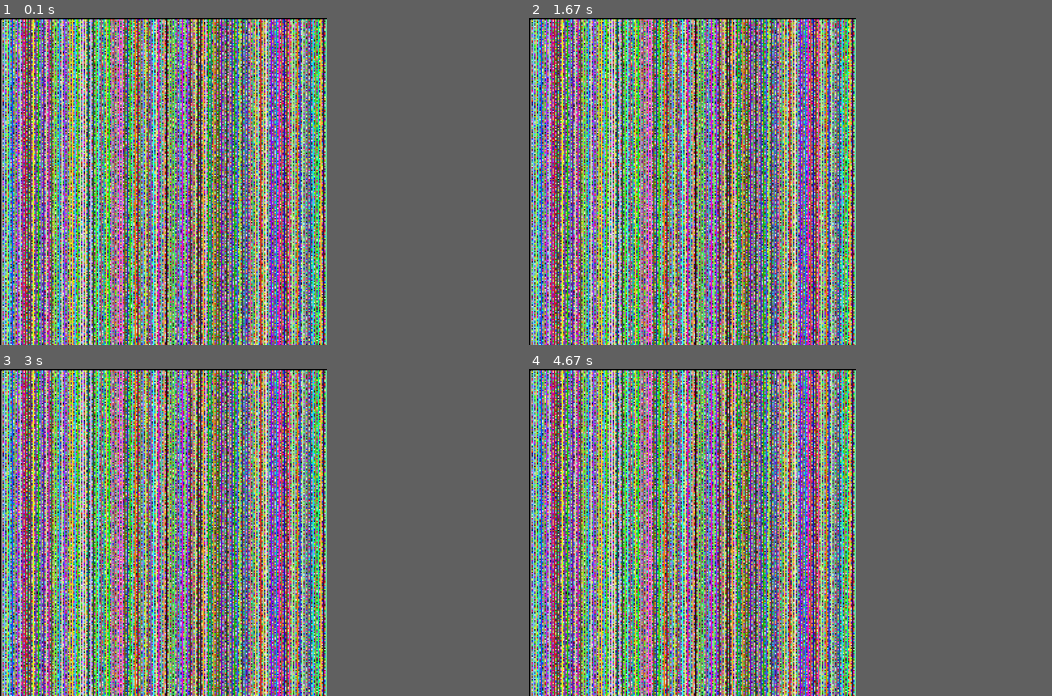
Above: before the commit, frames 1-4 (two rows, left to right).
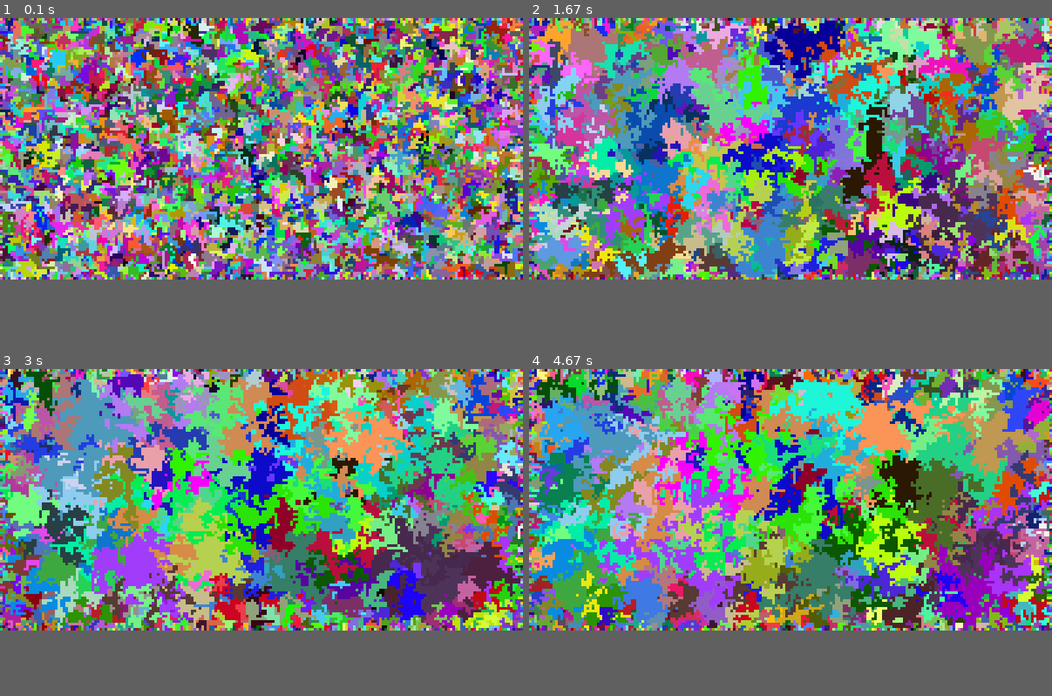
Above: after the commit, the same moments.

Repository: iidexic/Dposit
Game: pygame game, started from python/experimenting/pixeltesting.py
Same seed, same stepped clock (60 frames per second), same inputs: the game is played once before the commit and once after it.
Inputs:
- Up to frame 1 (0.1 s): no input
- Up to frame 2 (1.67 s): hold R 0.33-0.8 s; tap S at 0.83 s; hold S 1.17-1.63 s
- Up to frame 3 (3 s): tap S every 0.33 s from 1.67 to 2.67 s
- Up to frame 4 (4.67 s): tap S every 0.33 s from 3 to 4.33 s
In our replay, the window is 500x500 before the commit and 800x400 after it. These sizes can differ from the game's own. Grey fills any space a smaller window leaves; there, only what the larger window draws over its background counts as a difference.

The runs differ from the first frame. In frame 1, 92% of the frame differs, in the area x 0-100%, y 0-100%; in frame 2, 91%; in frame 3, 91%; in frame 4, 90%.

Commit message:
Working on color cell automata-style procgen

Diff:
--- /dev/null
+++ b/python/experimenting/REF/Random Shit Learned.py
@@ -0,0 +1,8 @@
+# Some random shit I learned and want to write for reference later.
+# I don't have jupyter notebook/ipykernel setup on this venv so fuck it
+
+
+# quick and easy way to perform individual additions for lists/matrix.
+# what the fuck does zip do though
+mult = [a + b for a, b in zip((5,5), (3,1))]
+print(mult)
--- /dev/null
+++ b/python/experimenting/REF/colorswirl.py
@@ -0,0 +1,72 @@
+# THIS IS NOT MY CODE I'M JUST TOO LAZY TO FORK OR DL FROM GITHUB CORRECTLY
+# From: https://github.com/davidpendergast/pygame-utils/
+
+import pygame
+import numpy
+
+RW, RH = 400,400
+W, H = 100,100
+FPS = 3
+
+FLAGS = 0 #  | pygame.SCALED
+
+class State:
+    def __init__(self):
+        self.grid = numpy.random.randint(0, 0xFFFFFF + 1, (W, H), numpy.int32)
+
+    def step(self):
+        shifted = []
+        for dx in [-1, 0, 1]:
+            for dy in [-1, 0, 1]:
+                if (dx, dy) != (0, 0):
+                    shifted.append(numpy.roll(self.grid, (dx, dy), (0, 1)))
+
+        rand_vals = numpy.random.randint(0, len(shifted), (W, H), numpy.int16)
+
+        masks = []
+        for i in range(len(shifted)):
+            masks.append(1 * (rand_vals == i))
+
+        self.grid[:] = 0
+        for i in range(len(shifted)):
+            self.grid += masks[i] * shifted[i]
+
+    def draw(self, screen):
+        pygame.surfarray.blit_array(screen, numpy.repeat(numpy.repeat(self.grid,4,axis=1),4,axis=0))
+
+
+if __name__ == "__main__":
+    pygame.init()
+    screen = pygame.display.set_mode((RW, RH), flags=FLAGS)
+    state = State()
+    clock = pygame.time.Clock()
+
+    running = True
+    last_update_time = pygame.time.get_ticks()
+
+    while running:
+        current_time = pygame.time.get_ticks()
+        dt = (current_time - last_update_time) / 1000
+        for e in pygame.event.get():
+            if e.type == pygame.QUIT or (e.type == pygame.KEYDOWN and e.key == pygame.K_ESCAPE):
+                running = False
+            elif e.type == pygame.KEYDOWN:
+                if e.key == pygame.K_r:
+                    print("Resetting.")
+                    state = State()
+                elif e.key == pygame.K_RIGHT:
+                    FPS += 10
+                    print("Increased target FPS to: {}".format(FPS))
+                elif e.key == pygame.K_LEFT:
+                    FPS = max(10, FPS - 10)
+                    print("Decreased target FPS to: {}".format(FPS))
+        state.step()
+        state.draw(screen)
+
+        pygame.display.flip()
+
+        if current_time // 1000 > last_update_time // 1000:
+            pygame.display.set_caption("Color Swirl (FPS={:.1f}, TARGET_FPS={}, SIZE={})".format(clock.get_fps(), FPS, (W, H)))
+
+        last_update_time = current_time
+        clock.tick(FPS)
--- /dev/null
+++ b/python/experimenting/colorswirl-procgen/colorswirl-mini.py
@@ -0,0 +1,72 @@
+# THIS IS NOT MY CODE I'M JUST TOO LAZY TO FORK OR DL FROM GITHUB CORRECTLY
+# From: https://github.com/davidpendergast/pygame-utils/
+
+import pygame
+import numpy
+
+RW, RH = 400,400
+W, H = 200, 200
+MW, MH = (RW/W, RH/H) # mults for repeat
+FPS = 2
+
+FLAGS = 0 #  | pygame.SCALED
+SHIFTS = [(0, 1), (-1, 0), (1, 0), (0, -1),(0,0)]
+
+class State:
+    def __init__(self):
+        self.grid = numpy.random.randint(0, 0xFFFFFF + 1, (W, H), numpy.int32)
+
+    def step(self):
+        shifted = []
+        for dx, dy in SHIFTS:
+            shifted.append(numpy.roll(self.grid, (dx, dy), (0, 1)))
+
+        rand_vals = numpy.random.randint(0, len(shifted), (W, H), numpy.int16)
+
+        masks = []
+        for i in range(len(shifted)):
+            masks.append(1 * (rand_vals == i))
+
+        self.grid[:] = 0
+        for i in range(len(shifted)):
+            self.grid += masks[i] * shifted[i]
+
+    def draw(self, screen):
+        pygame.surfarray.blit_array(screen, numpy.repeat(numpy.repeat(self.grid,MH,axis=1),MW,axis=0))
+
+
+if __name__ == "__main__":
+    pygame.init()
+    screen = pygame.display.set_mode((RW, RH), flags=FLAGS)
+    state = State()
+    clock = pygame.time.Clock()
+
+    running = True
+    last_update_time = pygame.time.get_ticks()
+
+    while running:
+        current_time = pygame.time.get_ticks()
+        dt = (current_time - last_update_time) / 1000
+        for e in pygame.event.get():
+            if e.type == pygame.QUIT or (e.type == pygame.KEYDOWN and e.key == pygame.K_ESCAPE):
+                running = False
+            elif e.type == pygame.KEYDOWN:
+                if e.key == pygame.K_r:
+                    print("Resetting.")
+                    state = State()
+                elif e.key == pygame.K_RIGHT:
+                    FPS += 10
+                    print("Increased target FPS to: {}".format(FPS))
+                elif e.key == pygame.K_LEFT:
+                    FPS = max(10, FPS - 10)
+                    print("Decreased target FPS to: {}".format(FPS))
+        state.step()
+        state.draw(screen)
+
+        pygame.display.flip()
+
+        if current_time // 1000 > last_update_time // 1000:
+            pygame.display.set_caption("Color Swirl (FPS={:.1f}, TARGET_FPS={}, SIZE={})".format(clock.get_fps(), FPS, (W, H)))
+
+        last_update_time = current_time
+        clock.tick(FPS)
--- /dev/null
+++ b/python/experimenting/colorswirl-procgen/colorswirlmod.py
@@ -0,0 +1,71 @@
+# THIS IS NOT MY CODE I'M JUST TOO LAZY TO FORK OR DL FROM GITHUB CORRECTLY
+# From: https://github.com/davidpendergast/pygame-utils/
+
+import pygame
+import numpy
+
+RW, RH = 400,400
+W, H = 100,100
+FPS = 60
+
+FLAGS = 0 #  | pygame.SCALED
+SHIFTS = [(0, 1), (-1, 0), (1, 0), (0, -1),(0,0)]
+
+class State:
+    def __init__(self):
+        self.grid = numpy.random.randint(0, 0xFFFFFF + 1, (W, H), numpy.int32)
+
+    def step(self):
+        shifted = []
+        for dx, dy in SHIFTS:
+            shifted.append(numpy.roll(self.grid, (dx, dy), (0, 1)))
+
+        rand_vals = numpy.random.randint(0, len(shifted), (W, H), numpy.int16)
+
+        masks = []
+        for i in range(len(shifted)):
+            masks.append(1 * (rand_vals == i))
+
+        self.grid[:] = 0
+        for i in range(len(shifted)):
+            self.grid += masks[i] * shifted[i]
+
+    def draw(self, screen):
+        pygame.surfarray.blit_array(screen, numpy.repeat(numpy.repeat(self.grid,4,axis=1),4,axis=0))
+
+
+if __name__ == "__main__":
+    pygame.init()
+    screen = pygame.display.set_mode((RW, RH), flags=FLAGS)
+    state = State()
+    clock = pygame.time.Clock()
+
+    running = True
+    last_update_time = pygame.time.get_ticks()
+
+    while running:
+        current_time = pygame.time.get_ticks()
+        dt = (current_time - last_update_time) / 1000
+        for e in pygame.event.get():
+            if e.type == pygame.QUIT or (e.type == pygame.KEYDOWN and e.key == pygame.K_ESCAPE):
+                running = False
+            elif e.type == pygame.KEYDOWN:
+                if e.key == pygame.K_r:
+                    print("Resetting.")
+                    state = State()
+                elif e.key == pygame.K_RIGHT:
+                    FPS += 10
+                    print("Increased target FPS to: {}".format(FPS))
+                elif e.key == pygame.K_LEFT:
+                    FPS = max(10, FPS - 10)
+                    print("Decreased target FPS to: {}".format(FPS))
+        state.step()
+        state.draw(screen)
+
+        pygame.display.flip()
+
+        if current_time // 1000 > last_update_time // 1000:
+            pygame.display.set_caption("Color Swirl (FPS={:.1f}, TARGET_FPS={}, SIZE={})".format(clock.get_fps(), FPS, (W, H)))
+
+        last_update_time = current_time
+        clock.tick(FPS)
--- /dev/null
+++ b/python/experimenting/colortools.py
@@ -0,0 +1,10 @@
+import random as rng
+
+def randcolor(): # Function gives random color
+
+    nowcolor = (rng.randint(0,255),rng.randint(0,255),rng.randint(0,255))
+    return nowcolor
+
+def randdirection():
+    directions = [(-1,0),(1,0),(0,1),(0,-1)]
+    return directions[rng.randint(0,3)]
--- a/python/experimenting/pixeltesting.py
+++ b/python/experimenting/pixeltesting.py
@@ -2,53 +2,47 @@
 import pygame as pg
 from pygame import gfxdraw as gfx
 import sys
-import random as rng
-# Making a clean pygame setup to experiment from
-
-# THIS SHIT FUCKING WORKS OH MY GOD
-# TODO: Figure out how to make random coloring
-
-
+from colortools import *
 
 # IDEA: Instead of making random colors for specific pixels and modulating
 # based on that, make a random color once (or at specific points) and modulate.
 
-RES = WIDTH, HEIGHT = 500, 500
+RES = WIDTH, HEIGHT = 800, 400
 WIN = pg.display.set_mode((RES))
 BLACK = 0, 0, 0
 FPS = 60
 clock = pg.time.Clock()
-
+requp = True
 
 def draw_window(surface):
     WIN.fill(BLACK)
     # Drawing images: 0,0 = top left, +X = further right, +Y = further down
-    # pg.draw.rect(WIN,colorval,rectangle,((width)),((radius)))
-
-    # This will blit the surface in the center of the screen at standard scale:
-    # WIN.blit(surface,(round(WIDTH/4),round(HEIGHT/4)))
-
     #Blow up the surface before drawing hopefully?
-    WIN.blit(pg.transform.scale2x(surface),(0,0))
+    WIN.blit(pg.transform.scale(surface,(WIDTH,HEIGHT)),(0,0))
 
     pg.display.update()
 
 
+#def randcolor( x, y): # Function gives random color
 
-def randcolor( x, y): # Function gives random color
-
-    nowcolor = (rng.randint(0,255),rng.randint(0,255),rng.randint(0,255))
-    return nowcolor
+#    nowcolor = (rng.randint(0,255),rng.randint(0,255),rng.randint(0,255))
+#    return nowcolor
 
 def decidecolor(surface, color, x, y):
 
-    #Start defautly off of previous color
+    # Start defautly off of previous color
+    # (is this neccessary? can getcolor of prev pixel)
     newcolor = color
+    newcolor = randcolor()
+    # if (x % 2) == 0:  # (if X val is even)
+    """if x <= 50:
+        newcolor = randcolor()
 
-    # For clarity sake we are going to start by grabbing a random color
-    # If X val even
-    if (x % 2) == 0:
-        newcolor = randcolor(x,y)
+    if x > 30:
+        oldcolor = surface.get_at(((x-1),y))
+        newcolor = (round((newcolor[0] + oldcolor[0])/2,0),
+                    round((newcolor[1] + oldcolor[1])/2,0),
+                    round((newcolor[2] + oldcolor[2])/2,0))"""
 
     return newcolor
 
@@ -56,43 +50,59 @@
 def pixelcolor(surface):
     color = (150,150,150)
     # Loop through each pixel, column by column
-    for x in range (1,WIDTH):
-        for y in range(1,HEIGHT):
+    for x in range (0,int(WIDTH/4)):
+        for y in range(0,int(HEIGHT/4)):
             # Separate Function does color modifications based off whatever
             color = decidecolor(surface, color, x, y)
             # Draw color onto pixel at position x, y
             gfx.pixel(surface, x, y, color)
         next
 
+def shufflepixel(surface):
+    for x in range (1,int(WIDTH/4)-1):
+        for y in range(1,int(HEIGHT/4)-1):
+            # try:
+            newpixel = [a + b for a, b in zip((x,y), randdirection())]
+            color = surface.get_at(newpixel)
+            # except:
+            #   color = surface.get_at((x,y))
 
+            gfx.pixel(surface, x, y, color)
+
+def userinput(inputs, surface):
+    # all inputs can go here
+    if inputs[pg.K_r]:
+        global requp
+        requp = True
+    if inputs[pg.K_s]:
+        shufflepixel(surface)
 
 def main():  # clock, width, height, speed, black, WIN, ball
     # decides if required update
-    requp = True
-
+    elapsed = 0
     # Literally all of this shit is arbitrary because I set this up dumb and am lazy
-    mainsurf = pg.Surface((round(WIDTH/2),round(HEIGHT/2)))
+    mainsurf = pg.Surface((round(WIDTH/4),round(HEIGHT/4)))
 
     # [MAIN GAME LOOP]
     while 1:
-
+        elapsed += 1
         clock.tick(FPS)
-
         for event in pg.event.get():
             if event.type == pg.QUIT:
                 sys.exit()
-        pressedKeys = pg.key.get_pressed()
-        # What the fuck is this stupid shit
 
-        #Check if we need to update the screen
+        userinput(pg.key.get_pressed(), mainsurf)
+
+        # Get Global update boolr
+        global requp
+        # Check if we need to update the screen
         if requp is True:
             pixelcolor(mainsurf)
             requp = False
-            print(mainsurf.get_at((2,2)))
 
-        # Any Objects that need to be drawn this frame can be appended to objlist in the format:
-        # objlist.append([rectname,[x,y]])
-
+        if (elapsed % 60) == 0:
+            print(str(elapsed/60))
+        shufflepixel(mainsurf)
         draw_window(mainsurf)
 
 
Not shown, added: python/experimenting/REF/colorswirl-dissection.ipynb
Not shown, added: python/experimenting/REF/howdocolorswork.ipynb
Not shown, added: python/experimenting/REF/speedtest.ipynb
